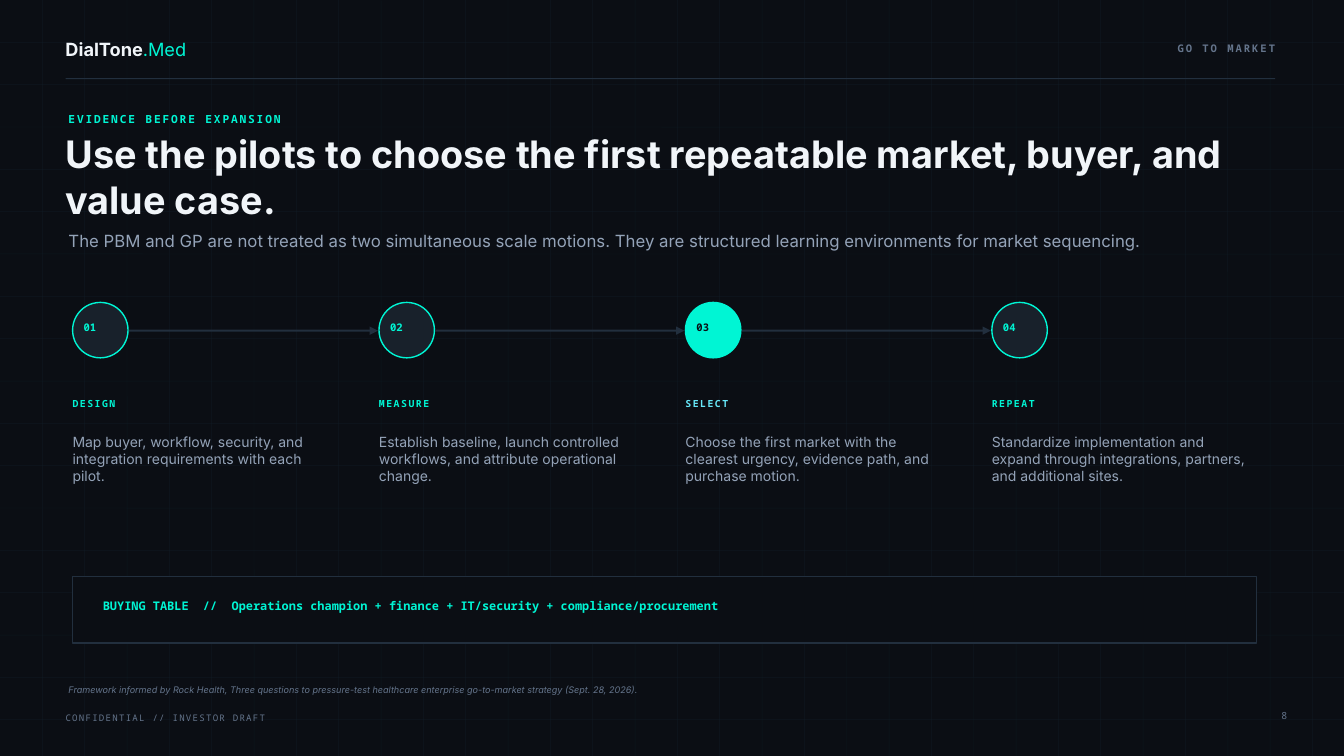
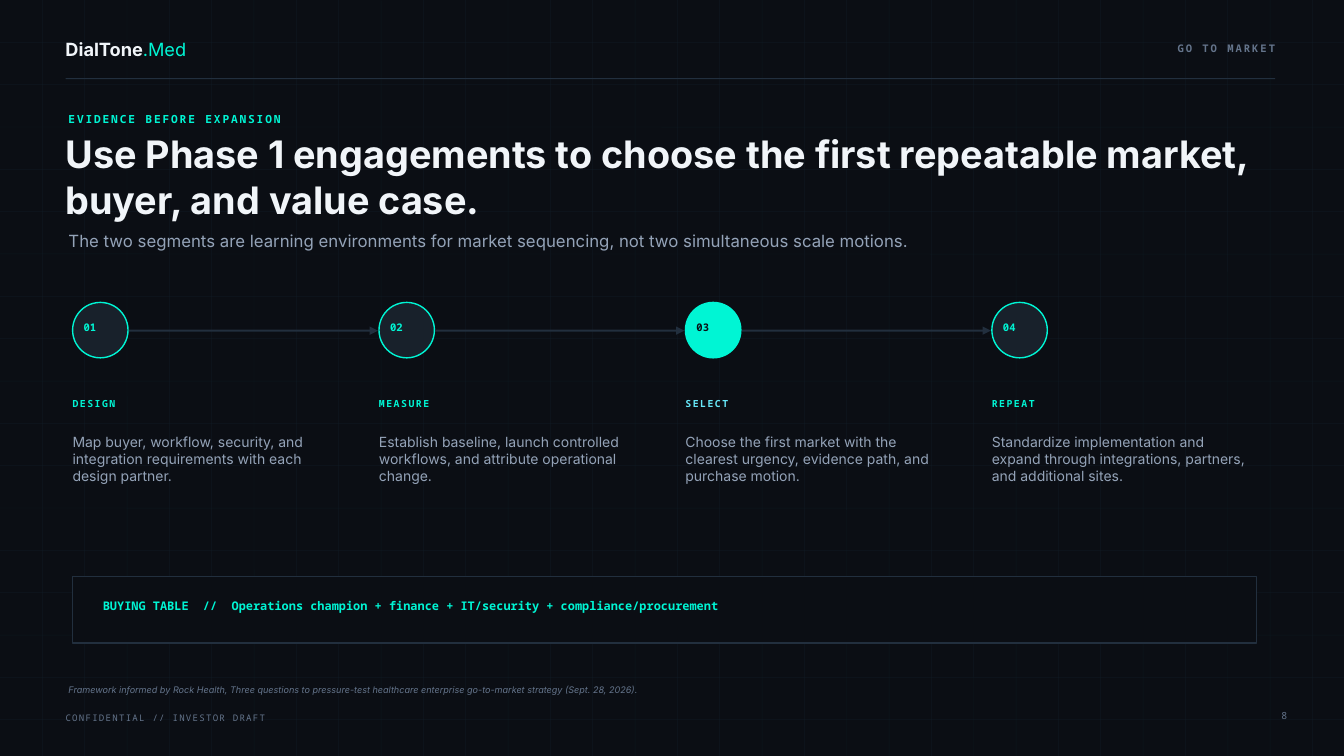
Before and after one commit to ByteStreams-AI/dialtone_med, a slide deck: slide 8 of docs/DialToneMed_Rock_Health_First_Pass.pptx. Drawn at 1344x756 pixels with LibreOffice and Linux fonts; fonts in the diff are those of the drawing. Boxes give left, top, right and bottom in pixels: in the first picture for what was removed or moved away, otherwise in the second. Text is boxed around its words. In the diff, an @@ line names an element or a change of style, - is before the commit and + after.

```diff
--- a/docs/DialToneMed_Rock_Health_First_Pass.pptx
+++ b/docs/DialToneMed_Rock_Health_First_Pass.pptx
@@ text at [66,139,1249,222]: text changed @@
-Use the pilots to choose the first repeatable market, buyer, and value case.
+Use Phase 1 engagements to choose the first repeatable market, buyer, and value case.
@@ text at [68,234,908,251]: text changed @@
-The PBM and GP are not treated as two simultaneous scale motions. They are structured learning environments for market sequencing.
+The two segments are learning environments for market sequencing, not two simultaneous scale motions.
@@ text at [73,436,303,484]: text changed @@
-Map buyer, workflow, security, and integration requirements with each pilot.
+Map buyer, workflow, security, and integration requirements with each design partner.
```
Also in this commit, not shown: 13 other slides changed, 10 other files.
